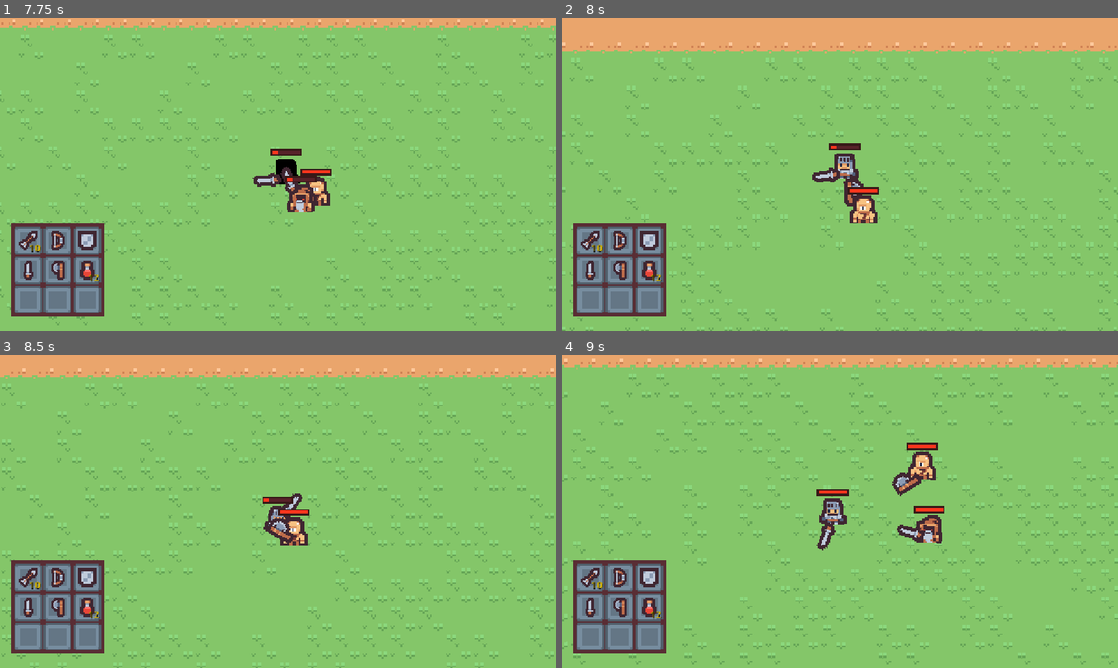
Above: before the commit, frames 1-4 (two rows, left to right).
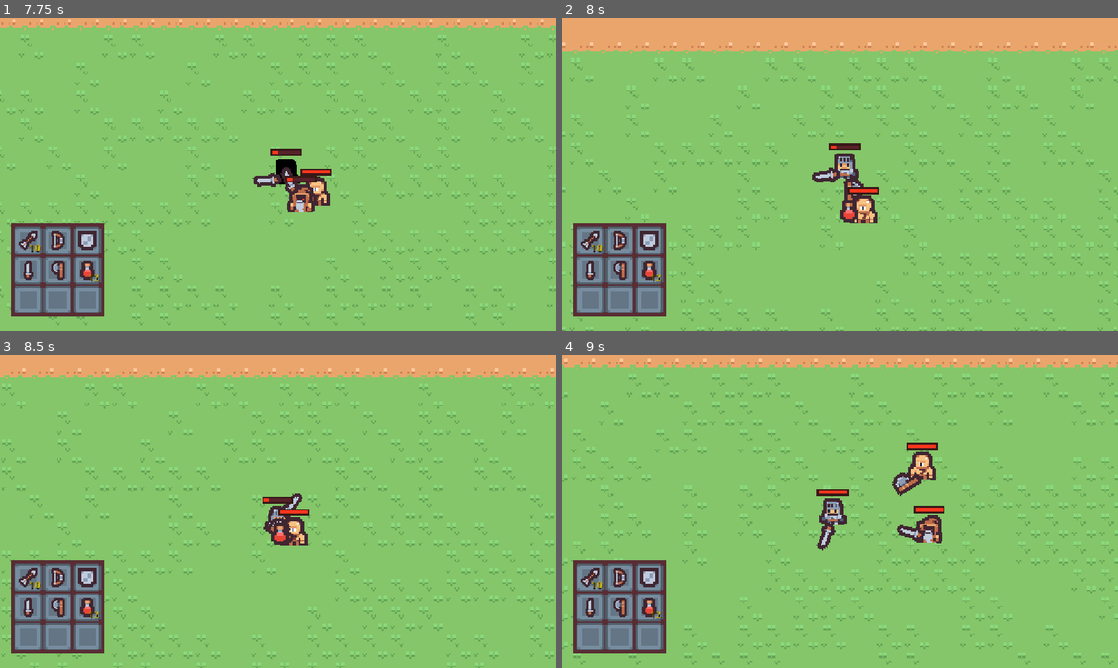
Above: after the commit, the same moments.

Repository: myles-rockland/action-rpg
Game: Godot game, scene res://Scenes/overworld.tscn
Two runs of this game, one before a commit and one after it. Both use one fixed random seed, a clock stepped at 60 frames per second and the inputs below. This scene is started directly instead of the project's main scene.
Inputs (mouse positions are in pixels of both pictures, inside the frame that each line leads up to):
- Up to frame 1 (7.75 s): move the mouse to (400, 158) at 0.52 s; hold D (move_right) 0.53-1.28 s; click (400, 158) at 0.6 s; move the mouse to (166, 190) at 1.27 s; hold S (move_down) 1.28-2.03 s; right-click (166, 190) at 1.35 s; move the mouse to (333, 105) at 2.02 s; hold D (move_right) 2.03-2.78 s; click (333, 105) at 2.1 s; move the mouse to (250, 237) at 2.77 s; hold W (move_up) 2.78-3.53 s; right-click (250, 237) at 2.85 s; move the mouse to (444, 221) at 3.52 s; hold A (move_left) 3.53-5.03 s; click (444, 221) at 3.6 s; move the mouse to (111, 127) at 4.27 s; right-click (111, 127) at 4.35 s; move the mouse to (305, 174) at 5.02 s; hold S (move_down) 5.03-5.78 s; click (305, 174) at 5.1 s; move the mouse to (194, 96) at 5.77 s; hold D (move_right) 5.78-6.53 s; right-click (194, 96) at 5.85 s; move the mouse to (400, 158) at 6.52 s; hold W (move_up) 6.53-7.28 s; click (400, 158) at 6.6 s; move the mouse to (166, 190) at 7.27 s; hold D (move_right) from 7.28 s (still down); right-click (166, 190) at 7.35 s
- Up to frame 2 (8 s): keep holding D (move_right)
- Up to frame 3 (8.5 s): move the mouse to (333, 442) at 8.02 s; release D (move_right) at 8.03 s; hold S (move_down) from 8.03 s (still down); click (333, 442) at 8.1 s
- Up to frame 4 (9 s): move the mouse to (812, 574) at 8.77 s; release S (move_down) at 8.78 s; hold A (move_left) from 8.78 s (still down); right-click (812, 574) at 8.85 s

Frame 1 is identical in both runs. In frame 2, 0.2% of the frame differs, in the area x 50-54%, y 58-66%; in frame 3, 0.1%; in frame 4, nothing differs.

Commit message:
Enemy drops WorldItem on death based on drop pool

Diff:
--- a/Scenes/Characters/Enemies/axe_enemy.tscn
+++ b/Scenes/Characters/Enemies/axe_enemy.tscn
@@ -2,10 +2,19 @@
 
 [ext_resource type="PackedScene" uid="uid://b1vlwee45q5vv" path="res://Scenes/Characters/Enemies/base_enemy.tscn" id="1_3v2pe"]
 [ext_resource type="Texture2D" uid="uid://delaw40asu4s2" path="res://Sprites/Characters/Character_Cyclops.tres" id="2_jrxit"]
+[ext_resource type="Script" uid="uid://y5osth0bl7j1" path="res://Scripts/Items/item_data.gd" id="2_mpn78"]
+[ext_resource type="Resource" uid="uid://dcdusiiv7sfv0" path="res://Items/Weapons/axe.tres" id="3_gxlw8"]
 [ext_resource type="PackedScene" uid="uid://cbldek65c14eg" path="res://Scenes/Weapons/weapon_axe.tscn" id="3_qguem"]
+[ext_resource type="Resource" uid="uid://cejbcqoel730q" path="res://Items/Consumables/health_potion.tres" id="4_se4oy"]
+[ext_resource type="Resource" uid="uid://oy6katox5nv" path="res://Items/Weapons/arrow.tres" id="5_o4itd"]
 
 [node name="Axe_Enemy" unique_id=795717158 instance=ExtResource("1_3v2pe")]
 stop_distance = 25.0
+drop_pool = Dictionary[ExtResource("2_mpn78"), int]({
+ExtResource("3_gxlw8"): 1,
+ExtResource("4_se4oy"): 3,
+ExtResource("5_o4itd"): 7
+})
 weight = 2.0
 
 [node name="Sprite2D" parent="." index="0" unique_id=675061152]
--- a/Scenes/Characters/Enemies/sword_enemy.tscn
+++ b/Scenes/Characters/Enemies/sword_enemy.tscn
@@ -1,8 +1,15 @@
 [gd_scene format=3 uid="uid://pc0ovv88boy7"]
 
 [ext_resource type="PackedScene" uid="uid://b1vlwee45q5vv" path="res://Scenes/Characters/Enemies/base_enemy.tscn" id="1_0ixc0"]
+[ext_resource type="Script" uid="uid://y5osth0bl7j1" path="res://Scripts/Items/item_data.gd" id="2_g5m6j"]
+[ext_resource type="Resource" uid="uid://d0eeqwbbr3t3l" path="res://Items/Weapons/sword.tres" id="3_wc56a"]
+[ext_resource type="Resource" uid="uid://cejbcqoel730q" path="res://Items/Consumables/health_potion.tres" id="4_m32js"]
 
 [node name="Sword_Enemy" unique_id=795717158 instance=ExtResource("1_0ixc0")]
+drop_pool = Dictionary[ExtResource("2_g5m6j"), int]({
+ExtResource("3_wc56a"): 2,
+ExtResource("4_m32js"): 4
+})
 current_hp = 5
 max_hp = 5
 move_speed = 30.0
--- a/Scenes/Dungeons/dungeon_0.tscn
+++ b/Scenes/Dungeons/dungeon_0.tscn
@@ -5,8 +5,6 @@
 [ext_resource type="PackedScene" uid="uid://charwn474fq2t" path="res://Scenes/Characters/player_camera.tscn" id="3_ptaje"]
 [ext_resource type="PackedScene" uid="uid://pc0ovv88boy7" path="res://Scenes/Characters/Enemies/sword_enemy.tscn" id="4_5cb5c"]
 [ext_resource type="PackedScene" uid="uid://cxm36ce2ufyib" path="res://Scenes/Characters/Enemies/axe_enemy.tscn" id="5_8ve8c"]
-[ext_resource type="PackedScene" uid="uid://besc6vr7kkbnb" path="res://Scenes/Other Entities/world_item.tscn" id="6_imtpg"]
-[ext_resource type="Resource" uid="uid://b5i24asj5dg70" path="res://Items/Weapons/shield.tres" id="7_ucyum"]
 
 [node name="Root" type="Node2D" unique_id=562270886]
 
@@ -42,8 +40,4 @@
 position = Vector2(401, 192)
 collision_layer = 1
 
-[node name="WorldItem" parent="." unique_id=113835529 instance=ExtResource("6_imtpg")]
-position = Vector2(-361, -24)
-TESTITEM = ExtResource("7_ucyum")
-
 [editable path="Player"]
--- a/Scripts/Character/enemy.gd
+++ b/Scripts/Character/enemy.gd
@@ -7,6 +7,9 @@
 
 var target_direction : Vector2
 var target_distance : float
+
+@export var drop_pool : Dictionary[ItemData, int]
+var world_item_scene : PackedScene = preload("res://Scenes/Other Entities/world_item.tscn")
 
 func _ready():
 	target = get_tree().get_first_node_in_group("Player")
@@ -26,4 +29,31 @@
 		move_input = Vector2.ZERO
 
 func _die():
+	_drop_item()
 	queue_free()
+
+func _drop_item():
+	var item_data : ItemData = _get_item_to_drop()
+	var world_item : WorldItem = world_item_scene.instantiate()
+
+	get_parent().add_child.call_deferred(world_item)
+	world_item.global_position = global_position
+
+	world_item.set_item(item_data)
+
+func _get_item_to_drop() -> ItemData:
+	var total_weight : int = 0
+
+	for key in drop_pool:
+		total_weight += drop_pool[key]
+
+	var rand = randi_range(0, total_weight)
+	var count : int = 0
+
+	for key in drop_pool:
+		count += drop_pool[key]
+
+		if rand <= count:
+			return key
+
+	return null
--- a/Scripts/Items/world_item.gd
+++ b/Scripts/Items/world_item.gd
@@ -15,7 +15,7 @@
 
 func set_item(item : ItemData):
 	self.item = item
-	sprite.texture = item.icon
+	$Sprite2D.texture = item.icon
 
 func _on_body_entered(body: Node2D) -> void:
 	if not body.is_in_group("Player"):
